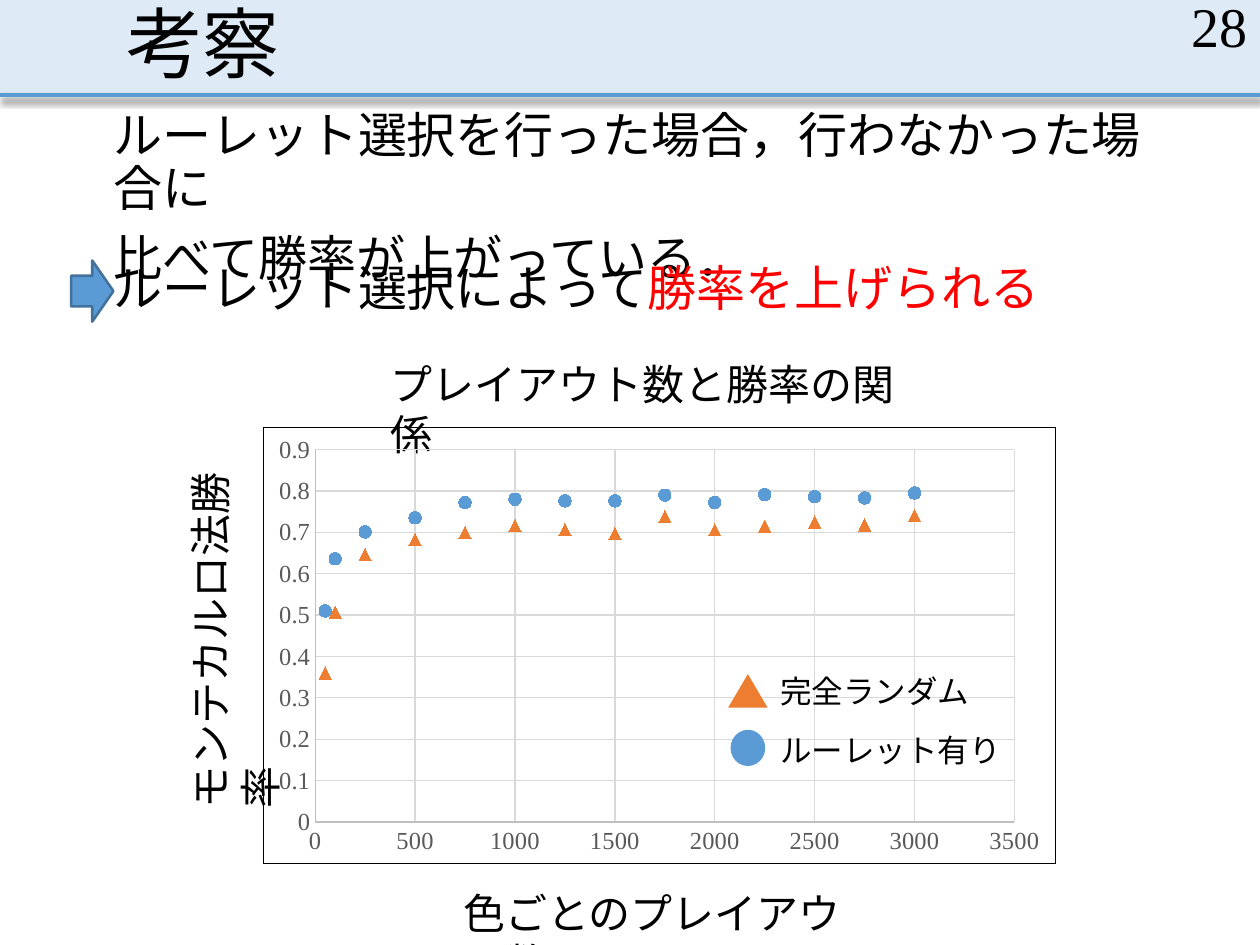
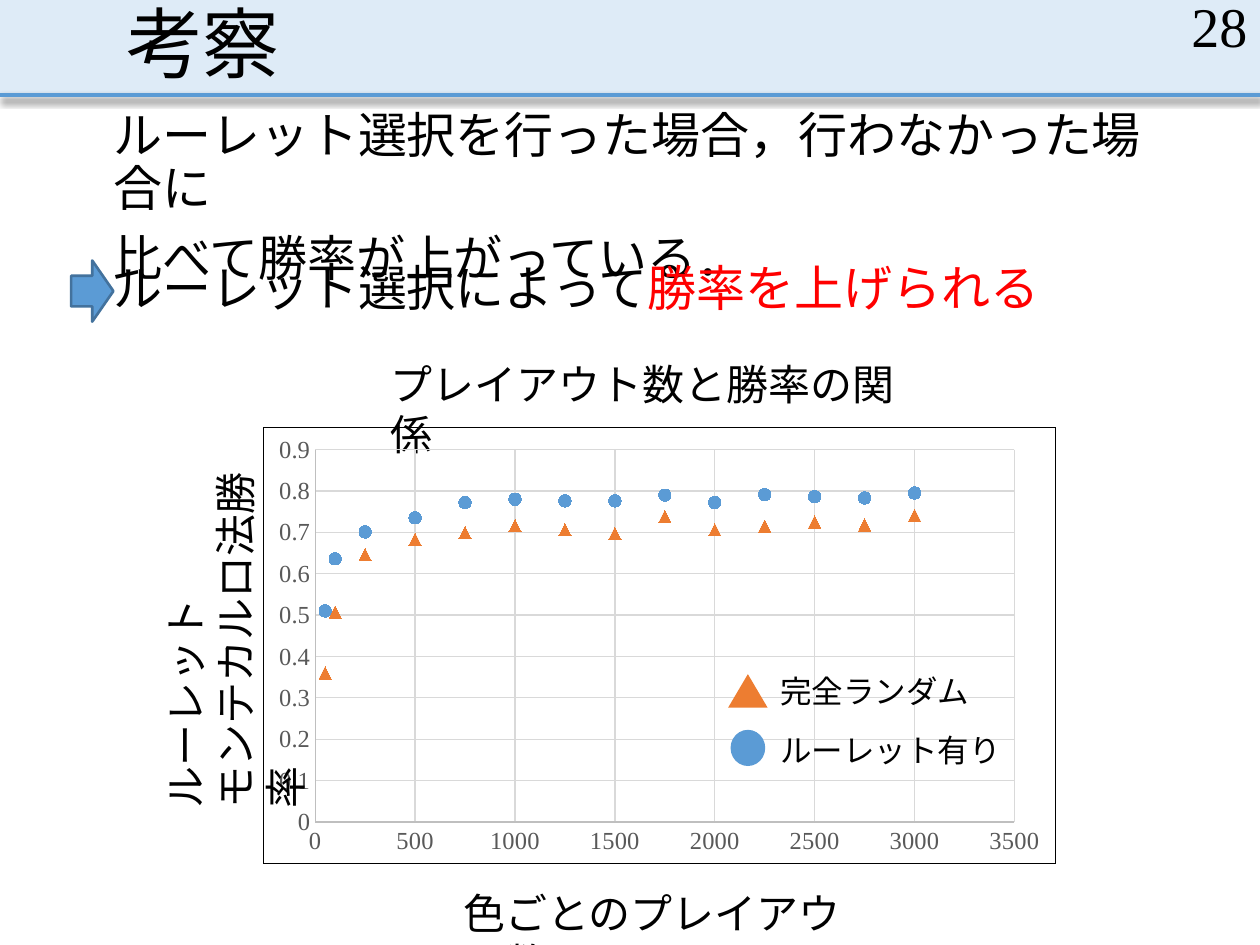
Before and after one commit to MasayaOda/SR, a slide deck: slide 28 of 190702oda.pptx. Drawn at 1260x945 pixels with LibreOffice and Linux fonts; fonts in the diff are those of the drawing. Boxes give left, top, right and bottom in pixels: in the first picture for what was removed or moved away, otherwise in the second. Text is boxed around its words. In the diff, an @@ line names an element or a change of style, - is before the commit and + after.

```diff
--- a/190702oda.pptx
+++ b/190702oda.pptx
@@ text "ルーレット" moved from (x1=178, y1=505, x2=289, y2=807) to (x1=152, y1=505, x2=264, y2=801) @@
@@ text at (x1=152, y1=619, x2=213, y2=801): paragraph added @@
+ルーレット
```
Also in this commit, not shown: 3 other slides changed, 3 slides added, 43 slides removed.
